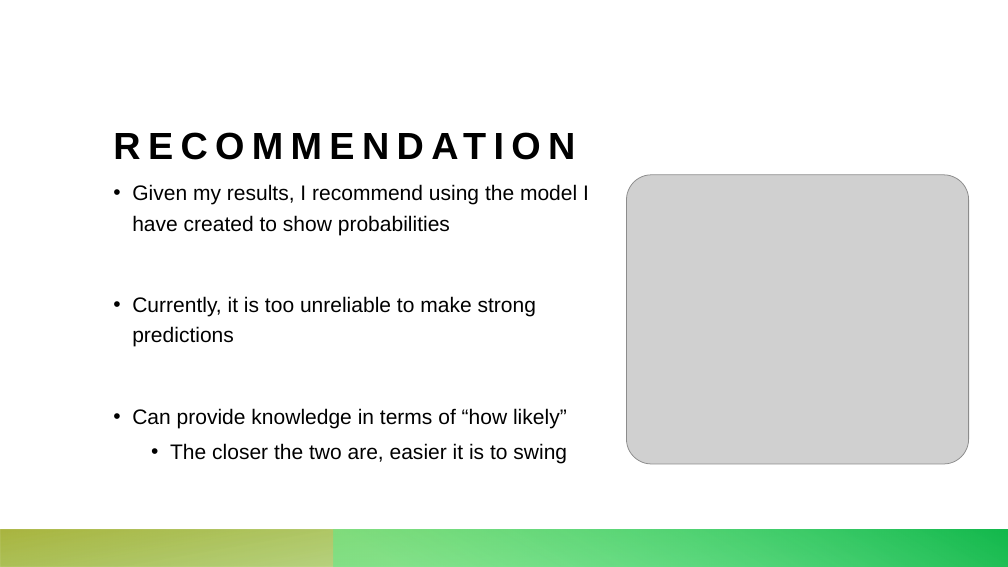
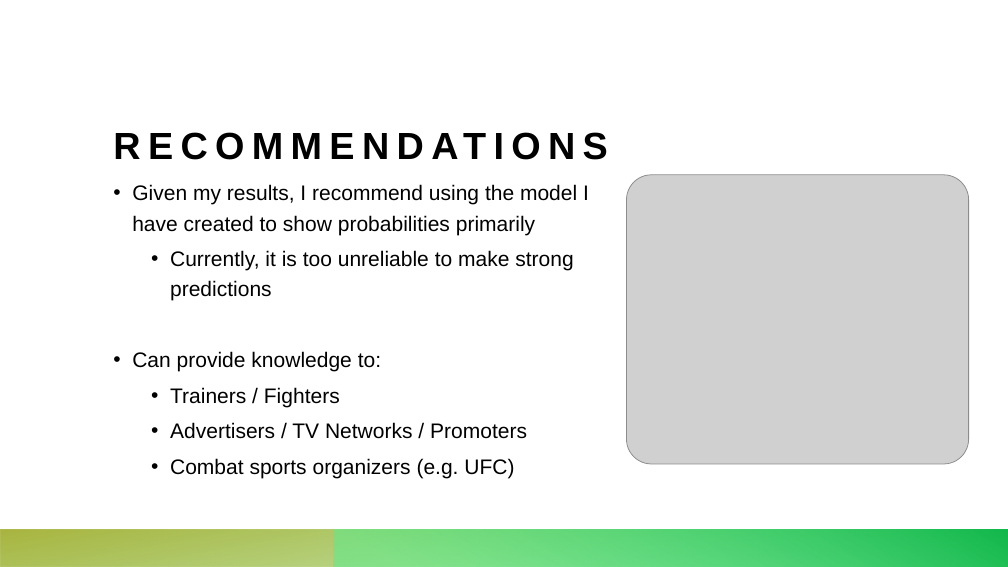
Before and after one commit to dfuller22/UFC_Fight_Predictor, a slide deck: slide 8 of Mod3.2_Proj_Exec.pptx (slide 7 before the commit). Drawn at 1008x567 pixels with LibreOffice and Linux fonts; fonts in the diff are those of the drawing; grey boxes stand for pictures. Boxes give left, top, right and bottom in pixels: in the first picture for what was removed or moved away, otherwise in the second. Text is boxed around its words. In the diff, an @@ line names an element or a change of style, - is before the commit and + after.

```diff
--- a/Mod3.2_Proj_Exec.pptx
+++ b/Mod3.2_Proj_Exec.pptx
@@ title at [113, 66, 960, 168]: text changed @@
-RECOMMENDATION
+RECOMMENDATIONS
@@ text at [132, 184, 589, 235]: text changed @@
-• Given my results, I recommend using the model I have created to show probabilities
+• Given my results, I recommend using the model I have created to show probabilities primarily
@@ text at [170, 250, 573, 301]: list level 1 to 2 in "Currently, it is too unreliable ..." @@
@@ text at [132, 351, 527, 478]: text changed @@
-• Can provide knowledge in terms of “how likely”
-  • The closer the two are, easier it is to swing
+• Can provide knowledge to:
+  • Trainers / Fighters
+  • Advertisers / TV Networks / Promoters
+  • Combat sports organizers (e.g. UFC)
```
Also in this commit, not shown: 5 other slides changed, 1 slide added, 2 other files.
